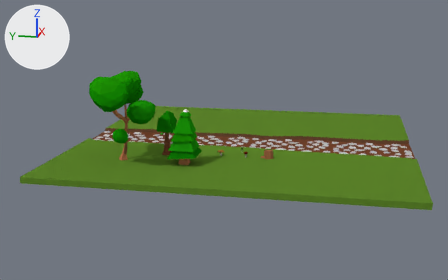
An edit to the Blender file ldjam/ldjam_challenge_cont.blend, drawn before and after from the same camera.
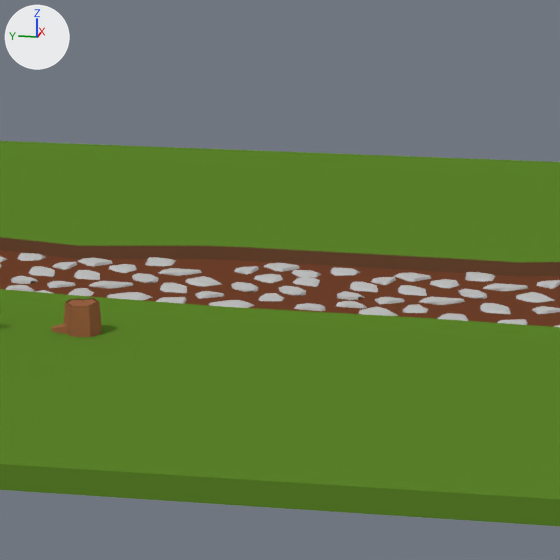
There are two pictures of each version: one whole from a 50 mm camera at (-75.7, -12.2, 18.8) aimed at (-1.6, 2.6, 0.3), one close up on the part from 55% to 87% of the width and 26% to 77% of the height. Every picture has the same lights, and +X, +Y and +Z are marked at upper left.

The older version as bpy lines, for what is in view:
```python
me_cube_007 = bpy.data.meshes.new('Cube.007')
me_cube_007.from_pydata(...)  # 2144 vertices, 3152 faces; spans x -3.9..3.0, y -20.1..20.1, z -0.4..-0.3
me_cube_007.materials.append(mat_material)  # picture img_palette_jpg
me_cylinder_003 = bpy.data.meshes.new('Cylinder.003')
me_cylinder_003.from_pydata(...)  # 75 vertices, 62 faces; spans x -0.87..1.17, y -1.0..1.66, z -1.0..1.09
me_cylinder_003.materials.append(mat_material)  # picture img_palette_jpg
me_plane = bpy.data.meshes.new('Plane')
me_plane.from_pydata(...)  # 216 vertices, 210 faces; spans x -20.2..20.2, y -20.3..20.2, z -0.7..0.0
me_plane.polygons.foreach_set('use_smooth', [True] * 210)
me_plane.materials.append(mat_material)  # picture img_palette_jpg
ob_cylinder = bpy.data.objects.new('Cylinder', me_cylinder_003)
ob_cylinder.location = (-7.99, -3.8, 0.45)
ob_cylinder.scale = (0.549, 0.549, 0.454)
ob_ground = bpy.data.objects.new('Ground', me_plane)
ob_ground.location = (0.0, 0.0, 0.0)
ob_rocks = bpy.data.objects.new('Rocks', me_cube_007)
ob_rocks.location = (0.0, 0.0, 0.0)
```
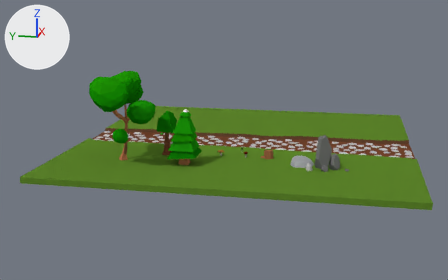
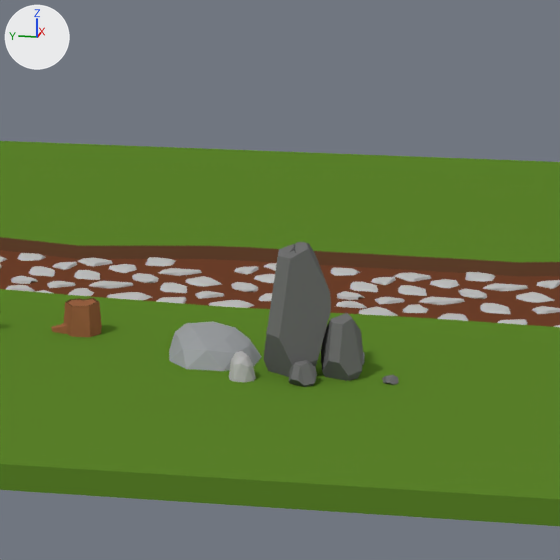
Edits to the bpy script that builds the scene:
```text
Add me_icosphere_006:
    me_icosphere_006.from_pydata(...)  # 64 vertices, 56 faces; spans x -0.86..0.82, y -0.86..0.8, z -0.57..3.09
    me_icosphere_006.materials.append(mat_material)  # picture img_palette_jpg
Add me_icosphere_005:
    me_icosphere_005.from_pydata(...)  # 64 vertices, 56 faces; spans x -0.86..0.82, y -0.86..0.8, z -0.57..3.09
    me_icosphere_005.materials.append(mat_material)  # picture img_palette_jpg
Add me_icosphere_004:
    me_icosphere_004.from_pydata(...)  # 64 vertices, 55 faces; spans x -0.86..0.82, y -0.86..0.8, z -0.57..3.09
    me_icosphere_004.materials.append(mat_material)  # picture img_palette_jpg
Add me_icosphere_003:
    me_icosphere_003.from_pydata(...)  # 87 vertices, 68 faces; spans x -0.89..0.71, y -0.98..0.78, z -1.3..2.29
    me_icosphere_003.materials.append(mat_material)  # picture img_palette_jpg
Add me_icosphere_002:
    me_icosphere_002.from_pydata(...)  # 42 vertices, 80 faces; spans x -0.48..0.489, y -0.307..0.294, z -0.12..0.351
    me_icosphere_002.materials.append(mat_material)  # picture img_palette_jpg
Add me_icosphere_001:
    me_icosphere_001.from_pydata(...)  # 42 vertices, 80 faces; spans x -0.98..0.92, y -0.82..0.68, z -0.2..0.46
    me_icosphere_001.materials.append(mat_material)  # picture img_palette_jpg
Add me_icosphere:
    me_icosphere.from_pydata(...)  # 42 vertices, 80 faces; spans x -0.98..0.92, y -0.82..0.68, z -0.2..0.46
    me_icosphere.materials.append(mat_material)  # picture img_palette_jpg
Add ob_icosphere_006:
    ob_icosphere_006 = bpy.data.objects.new('Icosphere.006', me_icosphere_006)
    ob_icosphere_006.location = (-11.4, -12.55, 0.03)
    ob_icosphere_006.rotation_euler = (0.0, 0.0, 0.31)  # degrees (0, 0, 18)
    ob_icosphere_006.scale = (0.26, 0.26, 0.0552)
Add ob_icosphere_005:
    ob_icosphere_005 = bpy.data.objects.new('Icosphere.005', me_icosphere_005)
    ob_icosphere_005.location = (-11.94, -10.23, 0.1)
    ob_icosphere_005.rotation_euler = (0.0, 0.0, 0.145)  # degrees (0, 0, 8.3)
    ob_icosphere_005.scale = (0.46, 0.46, 0.169)
Add ob_icosphere_004:
    ob_icosphere_004 = bpy.data.objects.new('Icosphere.004', me_icosphere_004)
    ob_icosphere_004.location = (-11.02, -11.24, 0.27)
    ob_icosphere_004.rotation_euler = (0.0, 0.0, 0.31)  # degrees (0, 0, 18)
    ob_icosphere_004.scale = (0.687, 0.687, 0.471)
Add ob_icosphere_003:
    ob_icosphere_003 = bpy.data.objects.new('Icosphere.003', me_icosphere_003)
    ob_icosphere_003.location = (-10.82, -9.91, 1.3)
Add ob_icosphere_002:
    ob_icosphere_002 = bpy.data.objects.new('Icosphere.002', me_icosphere_002)
    ob_icosphere_002.location = (-9.51, -11.35, 0.12)
    ob_icosphere_002.scale = (1.55, 1.55, 1.0)
Add ob_icosphere_001:
    ob_icosphere_001 = bpy.data.objects.new('Icosphere.001', me_icosphere_001)
    ob_icosphere_001.location = (-9.47, -7.6, 0.2)
    ob_icosphere_001.scale = (1.73, 1.73, 1.0)
Add ob_icosphere:
    ob_icosphere = bpy.data.objects.new('Icosphere', me_icosphere)
    ob_icosphere.location = (-11.66, -8.59, 0.2)
    ob_icosphere.scale = (0.481, 0.481, 1.0)
```

Boxes (x1, y1, x2, y2) around the edits, measured in the close-ups (560 x 560 px):
'Icosphere.003', added
    after: (263, 242, 331, 377)
'Icosphere.001', added
    after: (169, 321, 262, 371)
'Icosphere.004', added
    after: (321, 313, 363, 381)
'Icosphere', added
    after: (229, 351, 256, 382)
'Icosphere.005', added
    after: (288, 360, 317, 387)
'Icosphere.006', added
    after: (382, 375, 398, 385)
'Icosphere.002', added
    after: (362, 352, 365, 365)
